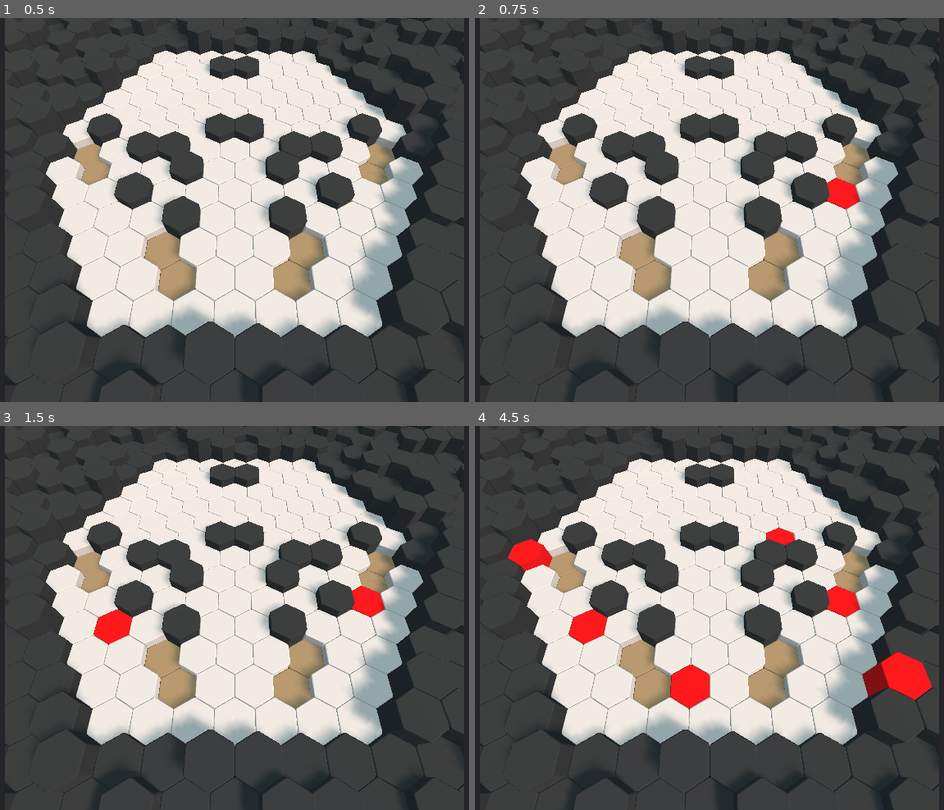
Above: before the commit, frames 1-4 (two rows, left to right).
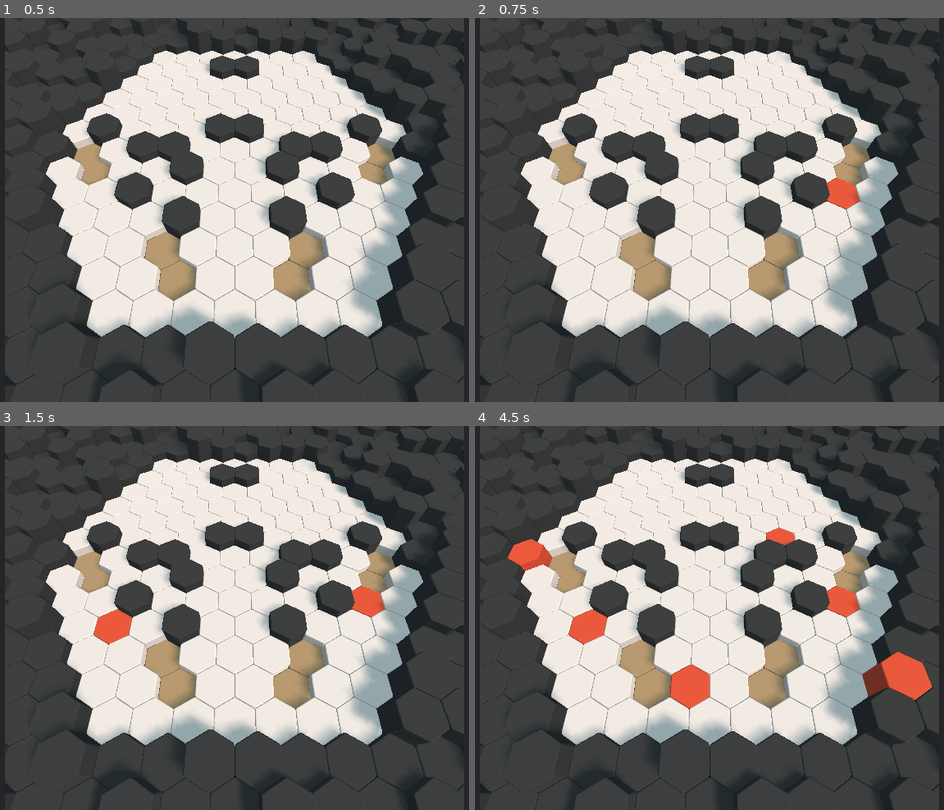
Above: after the commit, the same moments.

Repository: Tess-Qieu/Alakazam-Phoenix
Game: Godot game, scene res://Scenes/BattleScreen.tscn
Two runs of this game, one before a commit and one after it. Both use one fixed random seed, a clock stepped at 60 frames per second and the inputs below.
Inputs (mouse positions are in pixels of both pictures, inside the frame that each line leads up to):
- Up to frame 1 (0.5 s): no input
- Up to frame 2 (0.75 s): tap Enter at 0.5 s; move the mouse to (854, 190) at 0.52 s; click (854, 190) at 0.67 s
- Up to frame 3 (1.5 s): tap Space at 1.25 s; move the mouse to (103, 637) at 1.27 s; click (103, 637) at 1.42 s
- Up to frame 4 (4.5 s): tap Enter at 2, 3.5 s; move the mouse to (775, 533) at 2.02 s; click (775, 533) at 2.17 s; tap Space at 2.75, 4.25 s; move the mouse to (676, 694) at 2.77 s; click (676, 694) at 2.92 s; move the mouse to (906, 675) at 3.52 s; click (906, 675) at 3.67 s; move the mouse to (512, 560) at 4.27 s; click (512, 560) at 4.42 s

Frame 1 is identical in both runs. In frame 2, 0.4% of the frame differs, in the area x 74-82%, y 41-50%; in frame 3, 0.9%; in frame 4, 3.5%, in the area x 6-98%, y 26-74%.

Commit message:
ajout de Global, script permettant de stocker les variables globales de notre projet

Diff:
--- a/HexGrid/Scripts/Cell.gd
+++ b/HexGrid/Scripts/Cell.gd
@@ -16,14 +16,13 @@
 func _ready():
 	pass
 
-func init(q, r, kind, material):
+func init(q, r, kind):
 	self.q = q
 	self.r = r
 	self.kind = kind
-	self.origin_material = material
 	translation.x = q * TRANS_RIGHT.x + r * TRANS_DOWNRIGHT.x
 	translation.z = r * TRANS_DOWNRIGHT.y
-	change_material(material)
+	change_material(Global.materials[kind])
 
 func change_material(material):
 	$Circle.set_surface_material(0, material)
@@ -33,9 +32,7 @@
 	if event is InputEventMouseButton:
 		if event.button_index == BUTTON_LEFT and event.pressed == true:
 			# cell clicked
-			var mat = SpatialMaterial.new()
-			mat.albedo_color = Color(1, 0, 0)
-			change_material(mat)
+			change_material(Global.materials['clicked'])
 
 	elif event is InputEventMouseMotion:
 #		print('Cell {0} / {1} motionned !'.format([q, r]))
--- /dev/null
+++ b/HexGrid/Scripts/Global.gd
@@ -0,0 +1,17 @@
+extends Node
+
+var materials = {'hole': 'ae8257',
+				'floor': "e6cab8",
+				'full': '352f2b',
+				'border': '352f2b',
+				'clicked': 'df4828'}
+
+func _ready():
+	init_materials()
+
+func init_materials():
+	for key in materials.keys():
+		var color = materials[key]
+		var mat = SpatialMaterial.new()
+		mat.albedo_color = Color(color)
+		materials[key] = mat
--- a/HexGrid/Scripts/Map.gd
+++ b/HexGrid/Scripts/Map.gd
@@ -9,10 +9,6 @@
 var rng = RandomNumberGenerator.new()
 var grid = {}
 var last_mouse_position = Vector2(-1, -1)
-var materials = {'hole': 'ae8257',
-				'floor': "e6cab8",
-				'full': '352f2b',
-				'border':'352f2b'}
 
 const PROBA_CELL_FULL = 0.1
 const PROBA_CELL_HOLE = 0.1
@@ -23,7 +19,6 @@
 
 func _ready():
 	rng.randomize()
-	init_materials()
 	generate_grid()
 	instance_map()
 
@@ -33,13 +28,6 @@
 		rotate_camera(mouse_position)
 	last_mouse_position = mouse_position
 
-
-func init_materials():
-	for key in materials.keys():
-		var color = materials[key]
-		var mat = SpatialMaterial.new()
-		mat.albedo_color = Color(color)
-		materials[key] = mat
 
 func distance_coord(q1, r1, q2, r2):
 	return (abs(q1 - q2) + abs(q1 + r1 - q2 - r2) + abs(r1 - r2)) / 2
@@ -85,7 +73,7 @@
 
 func instance_cell(cell_type, q, r, kind):
 	var cell = cell_type.instance()
-	cell.init(q, r, kind, materials[kind])
+	cell.init(q, r, kind)
 	add_child(cell)
 	add_instance_to_grid(cell, q, r)
 
--- a/HexGrid/project.godot
+++ b/HexGrid/project.godot
@@ -19,6 +19,10 @@
 run/main_scene="res://Scenes/BattleScreen.tscn"
 config/icon="res://icon.png"
 
+[autoload]
+
+Global="*res://Scripts/Global.gd"
+
 [rendering]
 
 quality/filters/use_nearest_mipmap_filter=true
